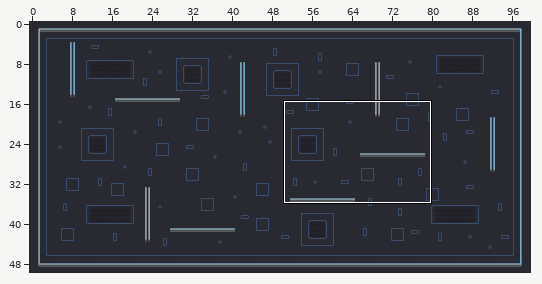
One commit to this Tiled map: Alphas/Alphas/assets/map/map.tmx. Above: a wide view before the commit, with the close-up outlined.
Close-up. Before the commit:
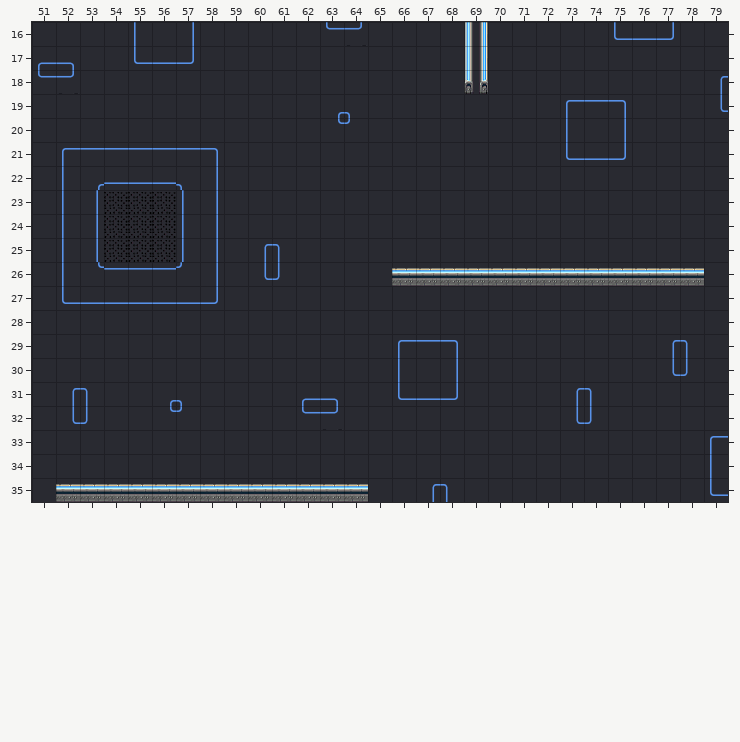
Cells are 64x64 px. Shown: x 51..79, y 16..35. The commit also changed other parts of the map, which this record leaves out. The old version is drawn lined up with the new one.
And afterwards:
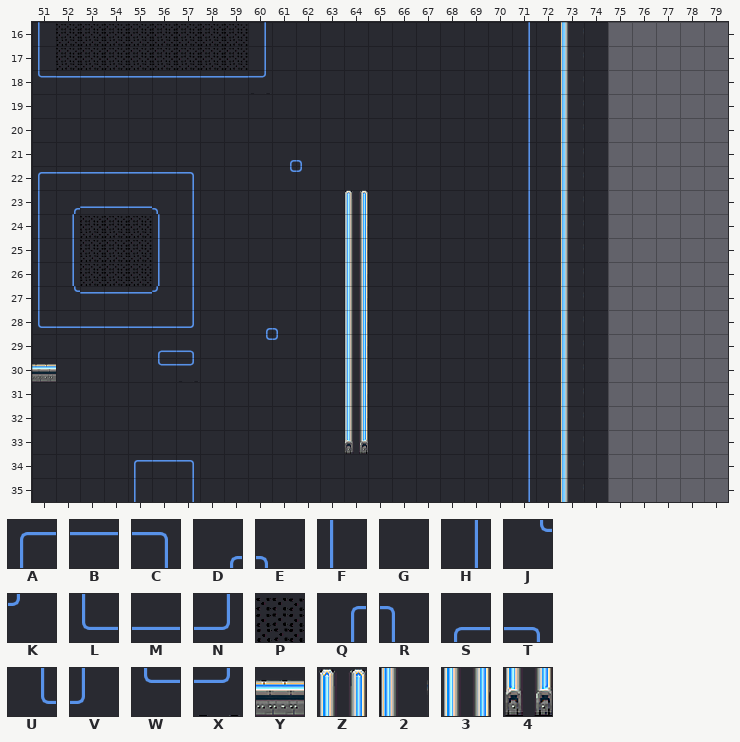
Key: from "floor_SpriteSheet": A 0, B 1, C 2, D 3, E 4, F 8, G 9, H 10, J 11, K 12, L 16, M 17, N 18, P 20, Q 24, R 25, S 26, T 27, U 32, V 33, W 34, X 35, Y 41, Z 43, 2 48, 3 51, 4 59.
_ is an empty cell.
Tiles replaced or removed in this view: 3, 4, A, B, C, D, E, F, G, H, J, K, L, M, N, P, Q, R, S, T, U, V, W, X, Y.
The edit:
Changed rows in their new state; . is an unchanged cell.
map size 100x50 -> 75x50 cells
Layer "Capa de Patrones 1":
first column x 51:
16 FPPPPPPPPH..GG....G.H.2._____
17 FPPPPPPPPH........G.H.2._____
18 .BBBBBBBBX........G.H.2._____
19 ............GG......H.2G_____
20 ............GG......H.2._____
21 .GGGGGGG..DE........H.2G_____
22 ABBBBBCG..JK........H.2._____
23 FDMMMEHG.....Z......H.2._____
24 FHP..FHG.....3......H.2._____
25 FHP..FHG.GG..3......H.2._____
26 FHPPPFHG.GG..3.GGGGGHG2G_____
27 FJBBBKHG.....3......H.2._____
28 LMMMMMN..DE..3......H.2._____
29 .....ST..JK..3.GGG..H.2._____
30 Y....WX......3.G.G..H.2._____
31 .GG..GG....GG3.GGG..H.2G_____
32 .GG..GG....GG3......H.2G_____
33 .............4......H.2._____
34 ....ABC.............H.2._____
35 .GGGFGHGGGGGGG..GG..H.2._____
